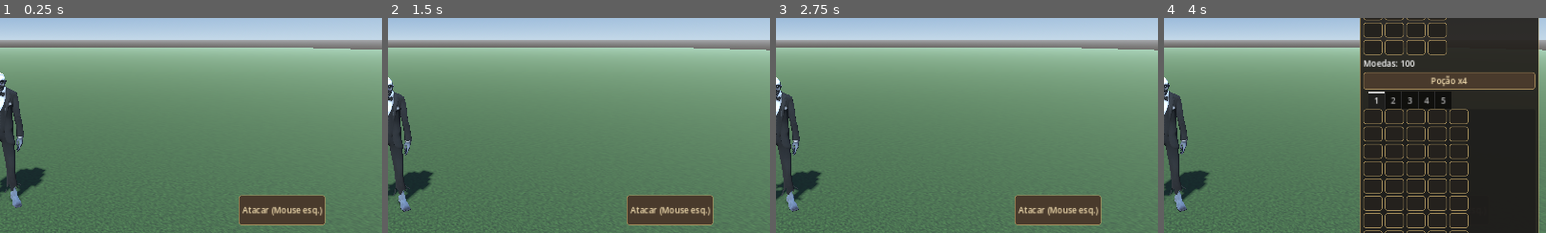
Above: before the commit, frames 1-4 (left to right).
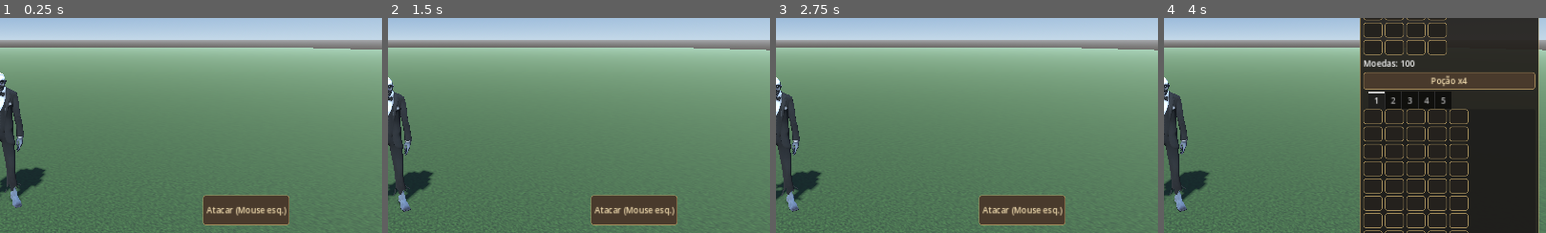
Above: after the commit, the same moments.

Repository: lolprogif/LolPRO-ON
Game: Godot game, scene res://World.tscn
Same seed, same stepped clock (60 frames per second), same inputs: the game is played once before the commit and once after it. This scene is started directly instead of the project's main scene.
Inputs:
- Up to frame 1 (0.25 s): no input
- Up to frame 2 (1.5 s): click "Missões" at 0.5 s; click "Poção" at 1.25 s
- Up to frame 3 (2.75 s): click "Personagem" at 2 s
- Up to frame 4 (4 s): click "Inventário" at 2.75 s; click "Especial" at 3.5 s
The pictures show only the part of the screen within x 50-100%, y 28-78%; the shares and areas given below are measured in that part.

The runs differ from the first frame. In frame 1, 3.0% of the frame differs, in the area x 53-86%, y 82-97%; in frame 2, 3.0%; in frame 3, 3.0%; in frame 4, less than 0.1%.

Commit message:
Separate attack and jump controls and synchronize online potions

Diff:
--- a/hud.gd
+++ b/hud.gd
@@ -53,8 +53,8 @@
 	attack_button.focus_mode = Control.FOCUS_NONE
 	root.add_child(attack_button)
 	attack_button.set_anchors_and_offsets_preset(Control.PRESET_BOTTOM_RIGHT)
-	attack_button.offset_left = -240
-	attack_button.offset_right = -140
+	attack_button.offset_left = -300
+	attack_button.offset_right = -200
 	attack_button.offset_top = -220
 	attack_button.offset_bottom = -170
 	attack_button.pressed.connect(func(): world.attack())
@@ -223,6 +223,9 @@
 	stock.text = "Poção x%d" % potions
 	hp_bar.value = hp
 func use_potion():
+	if is_instance_valid(world.net) and world.net.cloud_active:
+		world.net.request_potion()
+		return
 	if potions > 0 and hp < 100:
 		potions -= 1
 		hp = mini(100,hp+20)
